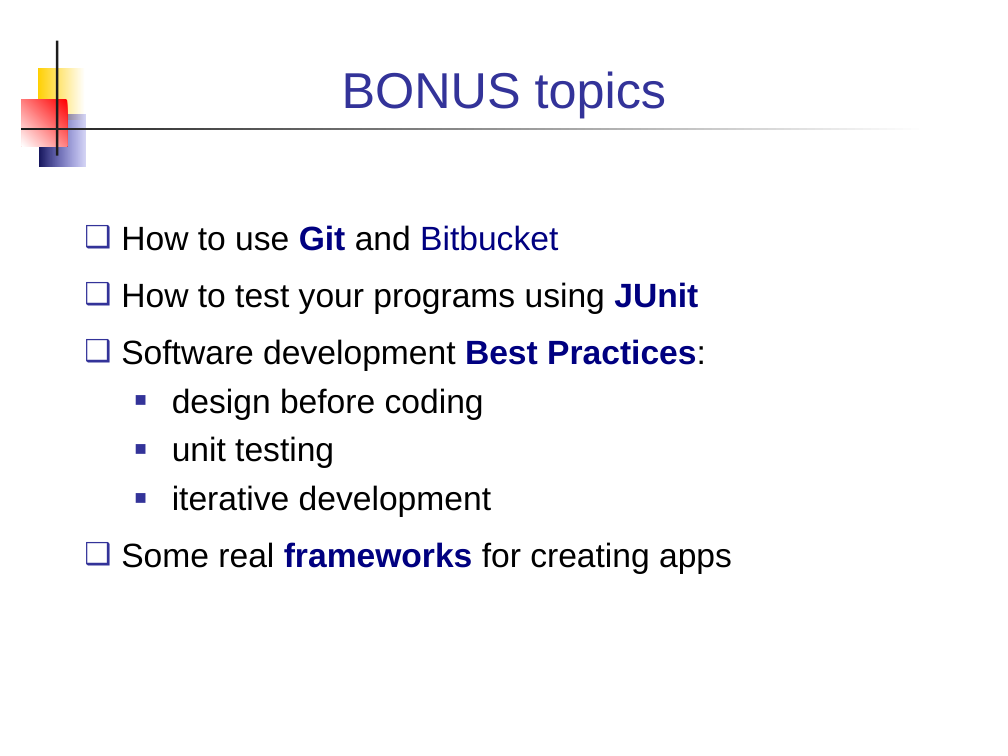
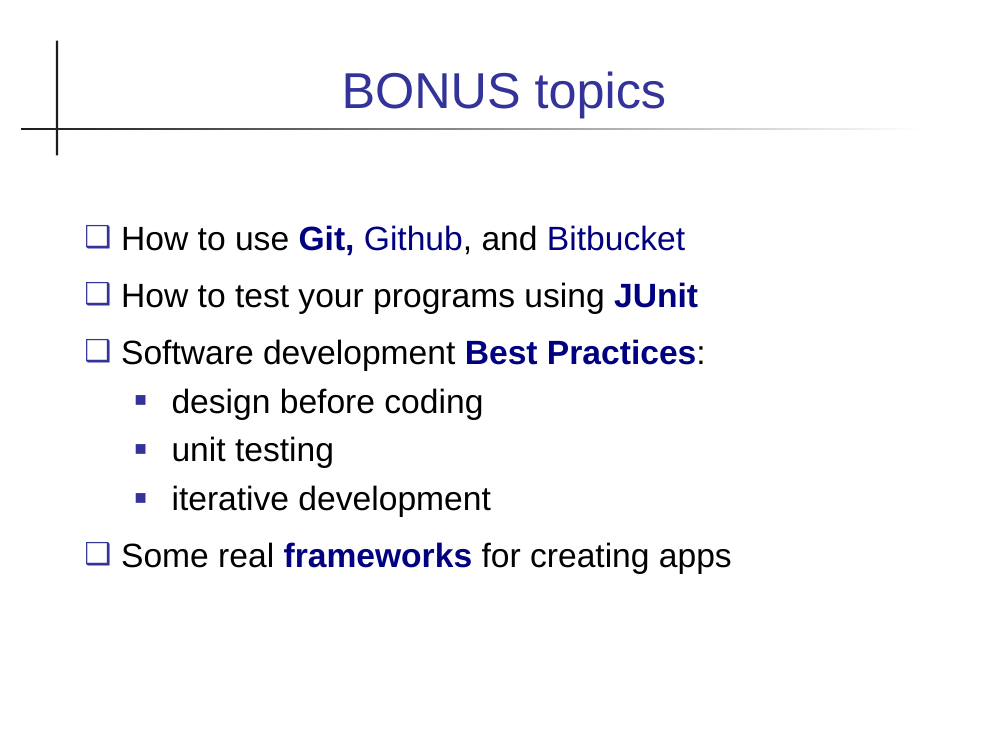
Before and after one commit to skeoop/skeoop.github.io, a slide deck: slide 5 of week1/0-Introduction-to-Course.ppt. Drawn at 1008x756 pixels with LibreOffice and Linux fonts; fonts in the diff are those of the drawing. Boxes give left, top, right and bottom in pixels: in the first picture for what was removed or moved away, otherwise in the second. Text is boxed around its words. In the diff, an @@ line names an element or a change of style, - is before the commit and + after.

```diff
--- a/week1/0-Introduction-to-Course.ppt
+++ b/week1/0-Introduction-to-Course.ppt
@@ rectangle removed at (37, 68, 85, 120) @@
@@ rectangle removed at (22, 100, 68, 146) @@
@@ rectangle removed at (39, 115, 85, 167) @@
@@ text at (121, 225, 685, 256): text changed @@
-❑ How to use Git and Bitbucket
+❑ How to use Git, Github, and Bitbucket
```
Also in this commit, not shown: 13 other slides changed, 7 other files.
